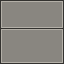
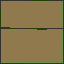
Before/after of a 64px x 64px layered artwork. What changed in the layer stack:
added group "gate-block" with 2 layers over (0, 0, 64, 64)
renamed "Background" to "foreground", moved it into group "gate-block", painted on it over (0, 0, 64, 64)
